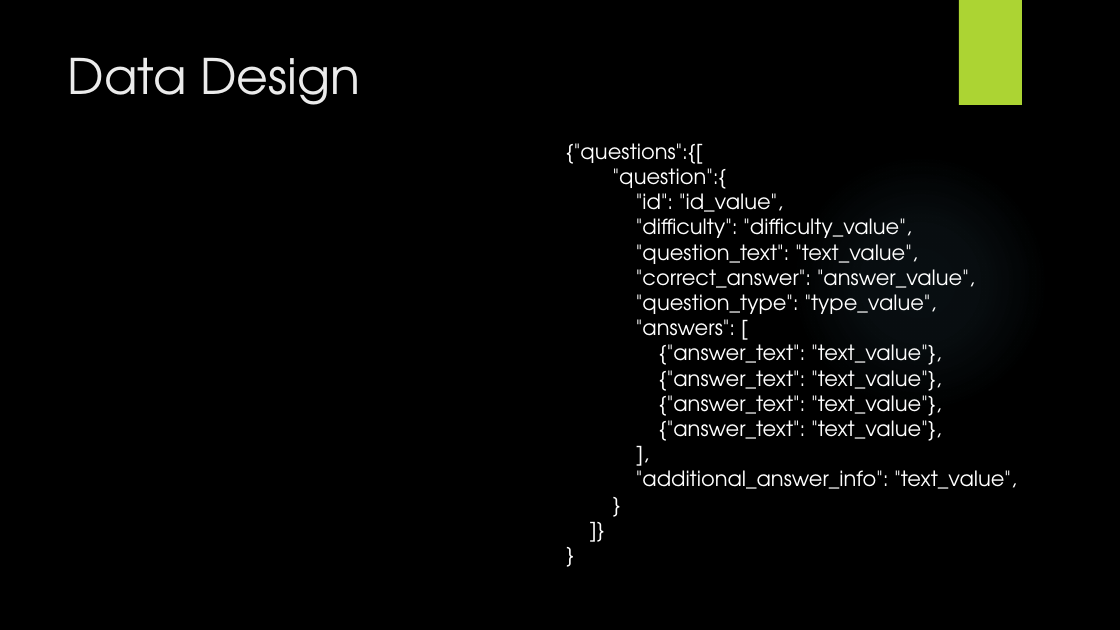
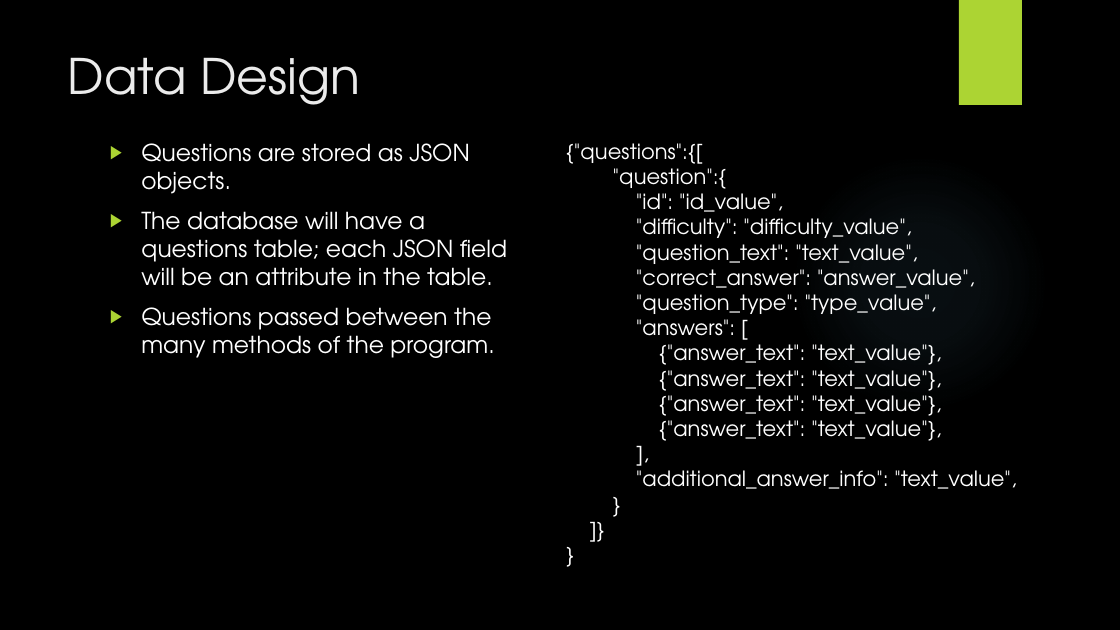
Before and after one commit to LERCapstone/LERCapstone.github.io, a slide deck: slide 3 of Reports/Software Architecture Report/Software Design Detail Report.pptx. Drawn at 1120x630 pixels with LibreOffice and Linux fonts; fonts in the diff are those of the drawing; background and template pictures are left out. Boxes give left, top, right and bottom in pixels: in the first picture for what was removed or moved away, otherwise in the second. Text is boxed around its words. In the diff, an @@ line names an element or a change of style, - is before the commit and + after.

```diff
--- a/Reports/Software Architecture Report/Software Design Detail Report.pptx
+++ b/Reports/Software Architecture Report/Software Design Detail Report.pptx
@@ text added at (141, 143, 507, 358), 20 pt, text #FFFFFF @@
+▶ Questions are stored as JSON objects.
+▶ The database will have a questions table; each JSON field will be an attribute in the table.
+▶ Questions passed between the many methods of the program.
```
